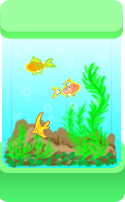
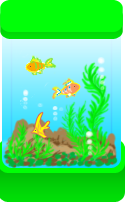
Revision of a layered w=125, h=202 image; what changed, layer by layer:
painted on "Фигура 110 (копия) 2" over [0, 0, 123, 32]
painted on "Фигура 110 (копия)" over [0, 7, 123, 39]
painted on "Слой 7" over [11, 26, 108, 156]
"Фигура 110": opacity 86% → 100%, painted on it over [2, 6, 121, 168]
painted on "Фигура 109" over [0, 139, 125, 173]
painted on "Фигура 109 (копия)" over [0, 140, 125, 202]
